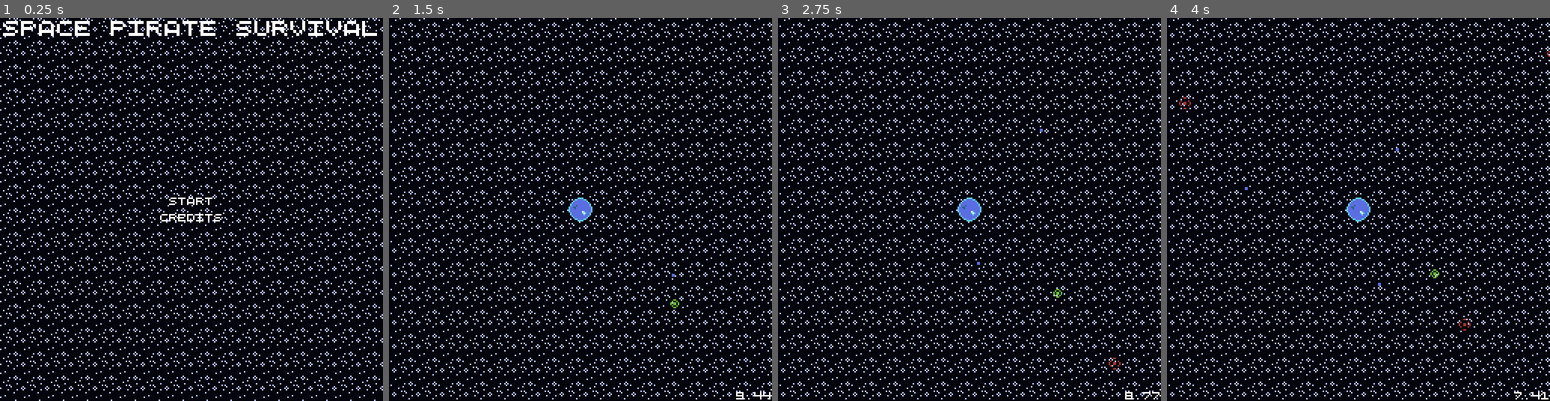
Above: before the commit, frames 1-4 (left to right).
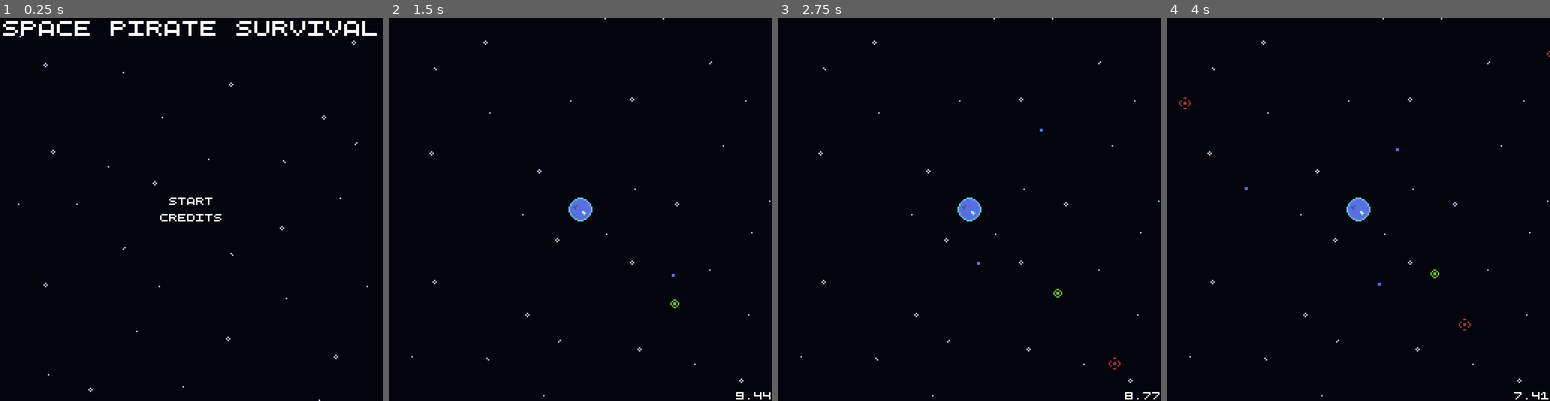
Above: after the commit, the same moments.

Repository: WinterAtne/Space-Pirate-Survival
Game: Godot game, scene res://scenes/main.tscn
The game is run twice, just before and just after one commit, with the same random seed, the same clock (stepped at 60 frames per second) and the same inputs.
Inputs (mouse positions are in pixels of both pictures, inside the frame that each line leads up to):
- Up to frame 1 (0.25 s): no input
- Up to frame 2 (1.5 s): click "Start" at 0.5 s; tap Enter at 1.25 s; move the mouse to (664, 190) at 1.27 s; hold Space (accelerate) from 1.28 s (still down); click (664, 190) at 1.35 s
- Up to frame 3 (2.75 s): move the mouse to (892, 228) at 2.02 s; release Space (accelerate) at 2.03 s; click (892, 228) at 2.1 s
- Up to frame 4 (4 s): tap Enter at 2.75 s; move the mouse to (1396, 125) at 2.77 s; hold Space (accelerate) from 2.78 s (still down); click (1396, 125) at 2.85 s; move the mouse to (1339, 286) at 3.52 s; click (1339, 286) at 3.6 s

The runs differ from the first frame. In frame 1, 8.2% of the frame differs, in the area x 0-100%, y 0-100%; in frame 2, 8.3%; in frame 3, 8.3%; in frame 4, 8.3%.

Commit message:
Changed background

Diff:
--- a/scenes/background.tscn
+++ b/scenes/background.tscn
@@ -1,7 +1,7 @@
 [gd_scene load_steps=3 format=3 uid="uid://bplfgyksvl84s"]
 
 [ext_resource type="Script" path="res://scenes/Background.gd" id="1_6p2mj"]
-[ext_resource type="Texture2D" uid="uid://bu7c2748rpsn7" path="res://assets/sprites/stary_background.png" id="2_67sik"]
+[ext_resource type="Texture2D" uid="uid://6r4ljyrkhvee" path="res://assets/sprites/start_background_large.png" id="2_pggkm"]
 
 [node name="Background" type="ParallaxBackground"]
 script = ExtResource("1_6p2mj")
@@ -15,6 +15,6 @@
 show_behind_parent = true
 texture_repeat = 2
 position = Vector2(128, 128)
-texture = ExtResource("2_67sik")
+texture = ExtResource("2_pggkm")
 region_enabled = true
 region_rect = Rect2(0, 0, 256, 256)
Binary file added: assets/sprites/start_background_large.png
Not shown, added: assets/sprites/start_background_large.png.import
Binary file changed: assets/sprites/stary_background.png
Not shown, changed: export_presets.cfg
